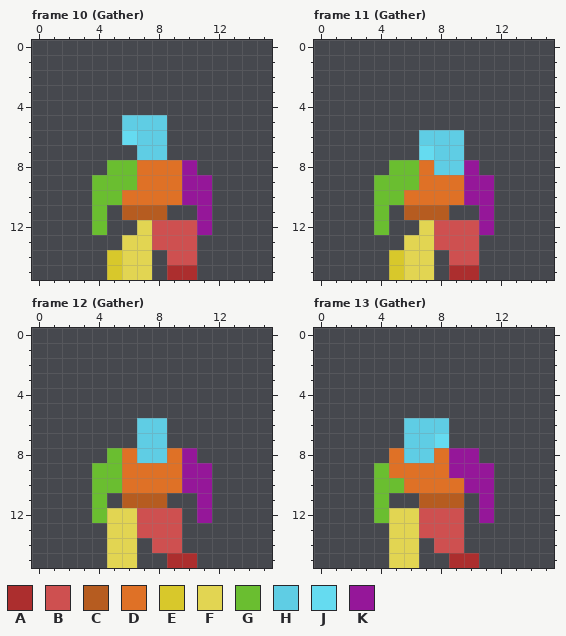
Two states of a pixel-art file, aseprite/character_templates_gatherer.aseprite. The picture above was drawn from the file before the commit.
16x16 pixels, 34 frames. Colours within 5 levels of each other are drawn and written as one. Shown: frame 10 (Gather), frame 11 (Gather), frame 12 (Gather), frame 13 (Gather). The commit also changed other frames, which this record leaves out.
Visible layers, top first: "Other", "Head", "R Arm", "Torso", "R Leg", "L Leg", "L Arm".
Palette (. is transparent): A #ac2e2e  B #ce5050  C #b65c20  D #df7126  E #d8c82b  F #e2d552  G #6abe30  H #5fcde4  J #65dbf0  K #951799
Pixels before, frame 10 (Gather), first column x 4:
 5 ..HHH...
 6 ..JHH...
 7 ...HH...
 8 .GGDDDK.
 9 GGGDDDKK
10 GGDDDDKK
11 G.CCC..K
12 G..FBBBK
13 ..FFBBB.
14 .EFF.BB.
15 .EFF.AA.
Pixels before, frame 11 (Gather), first column x 4:
 6 ...HHH..
 7 ...JHH..
 8 .GGDHHK.
 9 GGGDDDKK
10 GGDDDDKK
11 G.CCC..K
12 G..FBBBK
13 ..FFBBB.
14 .EFF.BB.
15 .EFF.AA.
Pixels before, frame 12 (Gather), first column x 4:
 6 ...HH...
 7 ...HH...
 8 .GDHHDK.
 9 GGDDDDKK
10 GGDDDDKK
11 G.CCC..K
12 GFFBBB.K
13 .FFBBB..
14 .FF.BB..
15 .FF..AA.
Pixels before, frame 13 (Gather), first column x 4:
 6 ..HHH...
 7 ..HHJ...
 8 .DHHDKK.
 9 GDDDDKKK
10 GGDDDDKK
11 G..CCC.K
12 GFFBBB.K
13 .FFBBB..
14 .FF.BB..
15 .FF..AA.
New version:
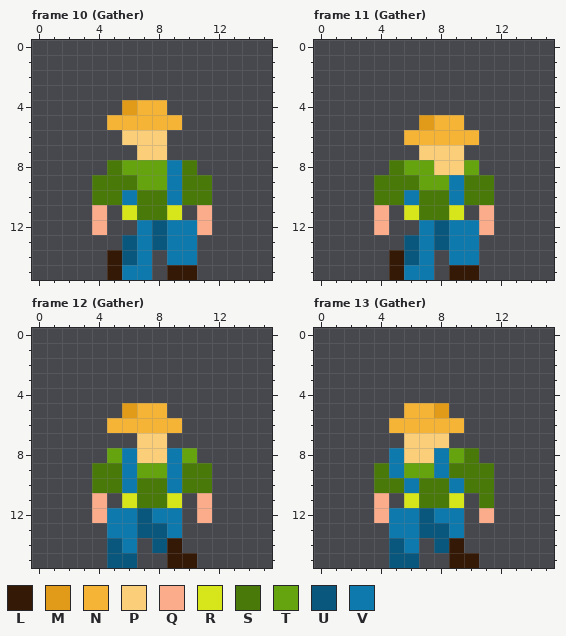
Colours new in this view: L #341907  M #e19b18  N #f6b436  P #fbce7a  Q #fbac8b  R #d7e51b  S #497908  T #65a40f  U #09577d  V #0e79ad
The commit says: Character Templates Template has been replaced with characters for each class
Diff:
Changed rows in their new state; - is an unchanged pixel.
Frame 10 (Gather):
first column x 4:
 4 --MNN---
 5 -NNNNN--
 6 --PPP---
 7 ---PP---
 8 -STTTVS-
 9 SSSTTVSS
10 SSVSSVSS
11 Q-RSSR-Q
12 Q--VUVVQ
13 --UVUVV-
14 -LUV-VV-
15 -LVV-LL-
Frame 11 (Gather):
first column x 4:
 5 ---MNN--
 6 --NNNNN-
 7 ---PPP--
 8 -STTPPT-
 9 SSSTTVSS
10 SSVSSVSS
11 Q-RSSR-Q
12 Q--VUVVQ
13 --UVUVV-
14 -LUV-VV-
15 -LVV-LL-
Frame 12 (Gather):
first column x 4:
 5 --MNN---
 6 -NNNNN--
 7 ---PP---
 8 -TVPPVT-
 9 SSVTTVSS
10 SSVSSVSS
11 Q-RSSR-Q
12 QVVUVV-Q
13 -VVUUV--
14 -UV-UL--
15 -UU--LL-
Frame 13 (Gather):
first column x 4:
 5 --NNM---
 6 -NNNNN--
 7 --PPP---
 8 -VPPVTS-
 9 SVTTVSSS
10 SSVSSVSS
11 Q-RSSR-S
12 QVVUVV-Q
13 -VVUUV--
14 -UV-UL--
15 -UU--LL-
Pixel boxes of the changes (left, top, right, bottom) in both pictures:
changed: (92, 100, 212, 280)
changed: (374, 115, 494, 280)
changed: (92, 403, 212, 568)
changed: (374, 403, 494, 568)
